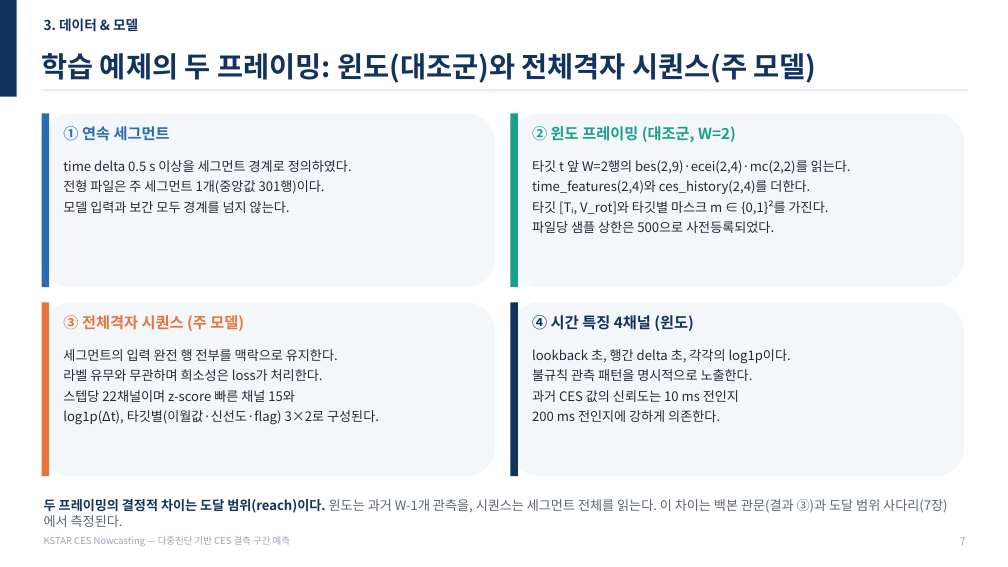
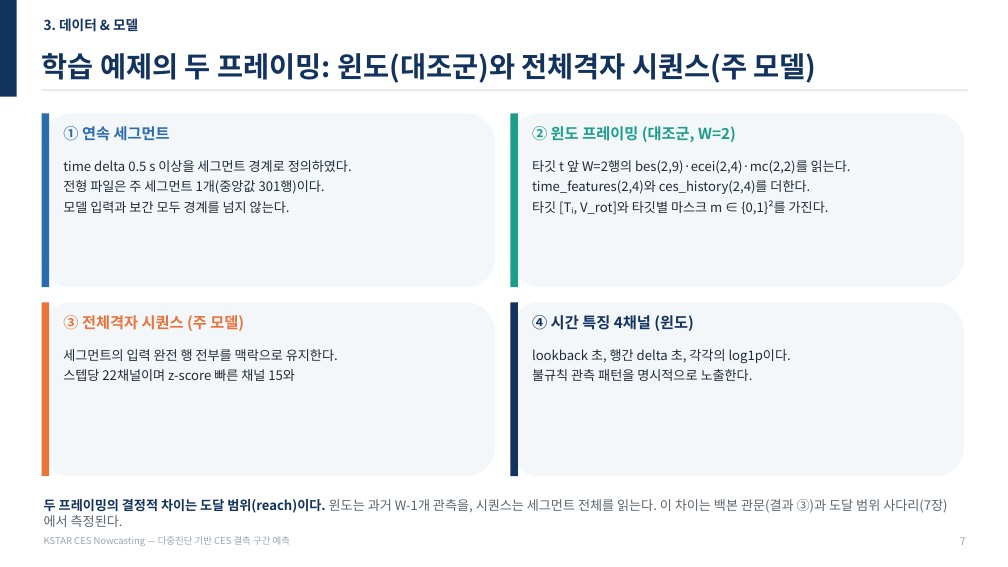
Before and after one commit to iseungsang01/ml-intern-revision, a slide deck: slide 8 of docs/presentation/KSTAR_CES_발표자료_20분.pptx. Drawn at 1008x567 pixels with LibreOffice and Linux fonts; fonts in the diff are those of the drawing. Boxes give left, top, right and bottom in pixels: in the first picture for what was removed or moved away, otherwise in the second. Text is boxed around its words. In the diff, an @@ line names an element or a change of style, - is before the commit and + after.

```diff
--- a/docs/presentation/KSTAR_CES_발표자료_20분.pptx
+++ b/docs/presentation/KSTAR_CES_발표자료_20분.pptx
@@ text at (532,221,774,233): paragraph removed @@
-파일당 샘플 상한은 500으로 사전등록되었다.
@@ text at (63,369,323,381): paragraph removed @@
-라벨 유무와 무관하며 희소성은 loss가 처리한다.
@@ text at (63,410,379,425): paragraph removed @@
-log1p(Δt), 타깃별(이월값·신선도·flag) 3×2로 구성된다.
@@ text at (532,390,739,422): paragraphs removed @@
-과거 CES 값의 신뢰도는 10 ms 전인지
-200 ms 전인지에 강하게 의존한다.
```
Also in this commit, not shown: 11 other slides changed, 6 other files.
